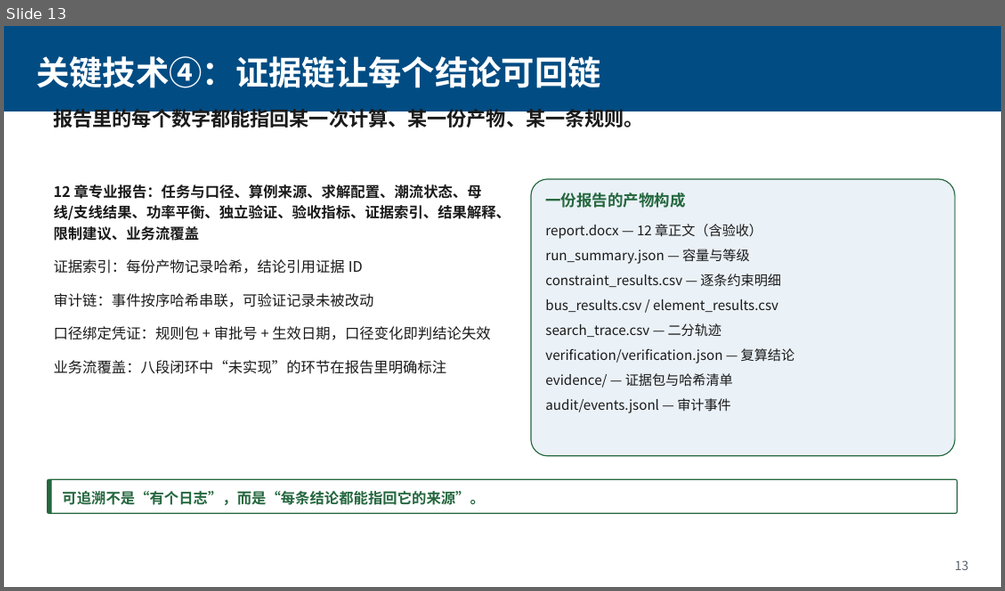
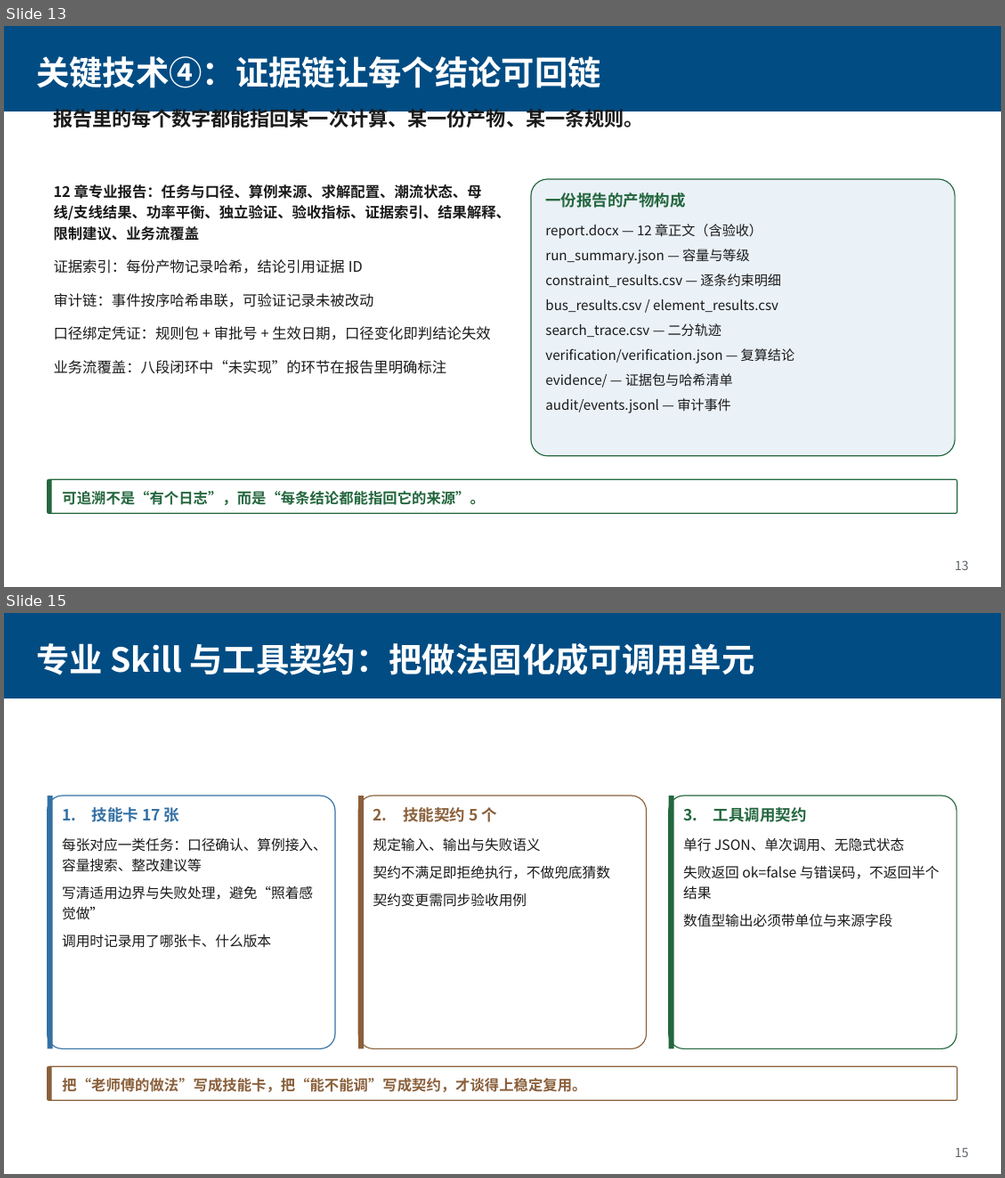
Before and after one commit to Coba1t-4U/hc-capacity-agent, a slide deck: docs/配网承载力智能体.pptx. Shown one above the other, each under a label of ours: slide 13 before the commit, slides 13 and 15 after it; the slides between them are not shown. The pictures are 1005x591 and 1005x1178 pixels, drawn with LibreOffice and Linux fonts; fonts in the diff are those of the drawing. Boxes give left, top, right and bottom in pixels: in the first picture for what was removed or moved away, otherwise in the second. Text is boxed around its words. In the diff, an @@ line names an element or a change of style, - is before the commit and + after.

Commit message:
PPT 补齐至31页并与模板逐页对应：新增分析场景、大模型基座、专业技能与契约、异常工况、知识库、验证、系统配置界面（真实截图）

```diff
--- a/docs/配网承载力智能体.pptx
+++ b/docs/配网承载力智能体.pptx
@@ slide 15 added at bbox=[4, 613, 1001, 1174], background #FFFFFF @@
@@ rectangle added at bbox=[4, 613, 1001, 698], fill #014C83 @@
@@ text added at bbox=[36, 643, 755, 675], 32 pt, text #FFFFFF, bold @@
+专业 Skill 与工具契约：把做法固化成可调用单元
@@ rounded rectangle added at bbox=[48, 795, 335, 1049], fill #FFFFFF, outline #3371A4 1 pt @@
@@ rectangle added at bbox=[48, 795, 53, 1049], fill #3371A4 @@
@@ rounded rectangle added at bbox=[358, 795, 647, 1049], fill #FFFFFF, outline #8A603B 1 pt @@
@@ rectangle added at bbox=[358, 795, 364, 1049], fill #8A603B @@
@@ rounded rectangle added at bbox=[669, 795, 956, 1049], fill #FFFFFF, outline #24673E 1 pt @@
@@ rectangle added at bbox=[669, 795, 674, 1049], fill #24673E @@
@@ text added at bbox=[62, 807, 179, 822], 15 pt, text #3371A4, bold @@
+1. 技能卡 17 张
@@ text added at bbox=[373, 807, 496, 822], 15 pt, text #8A603B, bold @@
+2. 技能契约 5 个
@@ text added at bbox=[683, 807, 807, 822], 15 pt, text #24673E, bold @@
+3. 工具调用契约
@@ text added at bbox=[62, 837, 327, 948], 13.5 pt, text #1A1A1A @@
+每张对应一类任务：口径确认、算例接入、容量搜索、整改建议等
+写清适用边界与失败处理，避免“照着感觉做”
+调用时记录用了哪张卡、什么版本
@@ text added at bbox=[373, 837, 610, 907], 13.5 pt, text #1A1A1A @@
+规定输入、输出与失败语义
+契约不满足即拒绝执行，不做兜底猜数
+契约变更需同步验收用例
@@ text added at bbox=[683, 837, 939, 927], 13.5 pt, text #1A1A1A @@
+单行 JSON、单次调用、无隐式状态
+失败返回 ok=false 与错误码，不返回半个结果
+数值型输出必须带单位与来源字段
@@ rounded rectangle added at bbox=[48, 1066, 957, 1100], fill #FFFFFF, outline #8A603B 1 pt @@
@@ rectangle added at bbox=[48, 1066, 52, 1100], fill #8A603B @@
@@ text added at bbox=[62, 1078, 586, 1092], 14 pt, text #8A603B, bold @@
+把“老师傅的做法”写成技能卡，把“能不能调”写成契约，才谈得上稳定复用。
@@ text added at bbox=[955, 1147, 969, 1157], 12 pt, text #5A626A @@
+15
```
Also in this commit, not shown: 12 slides changed, 5 other slides added, 4 other files.
